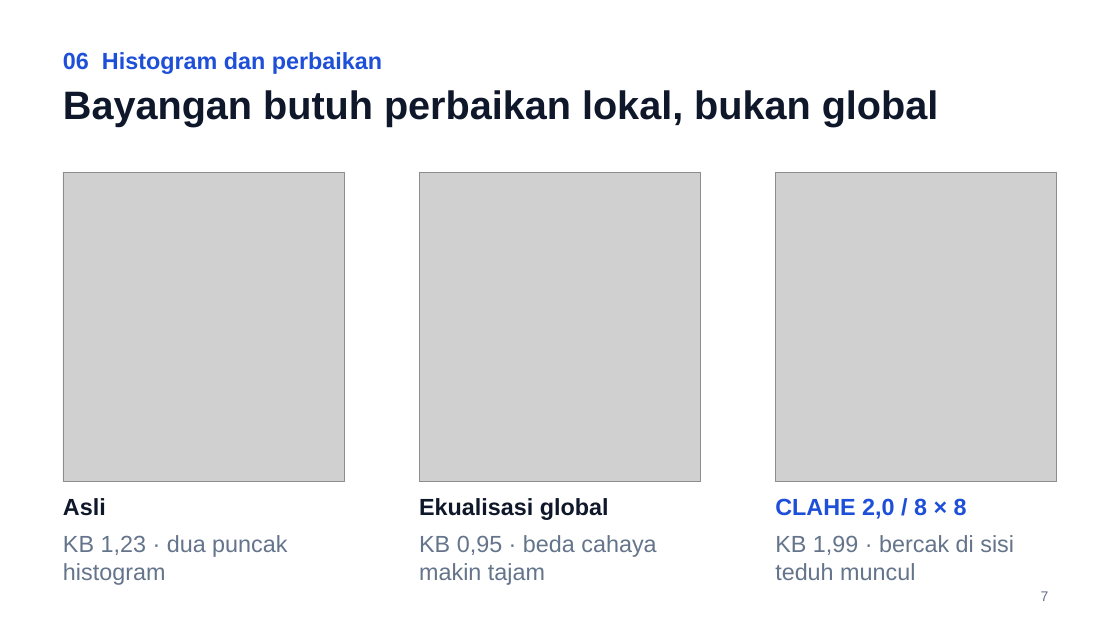
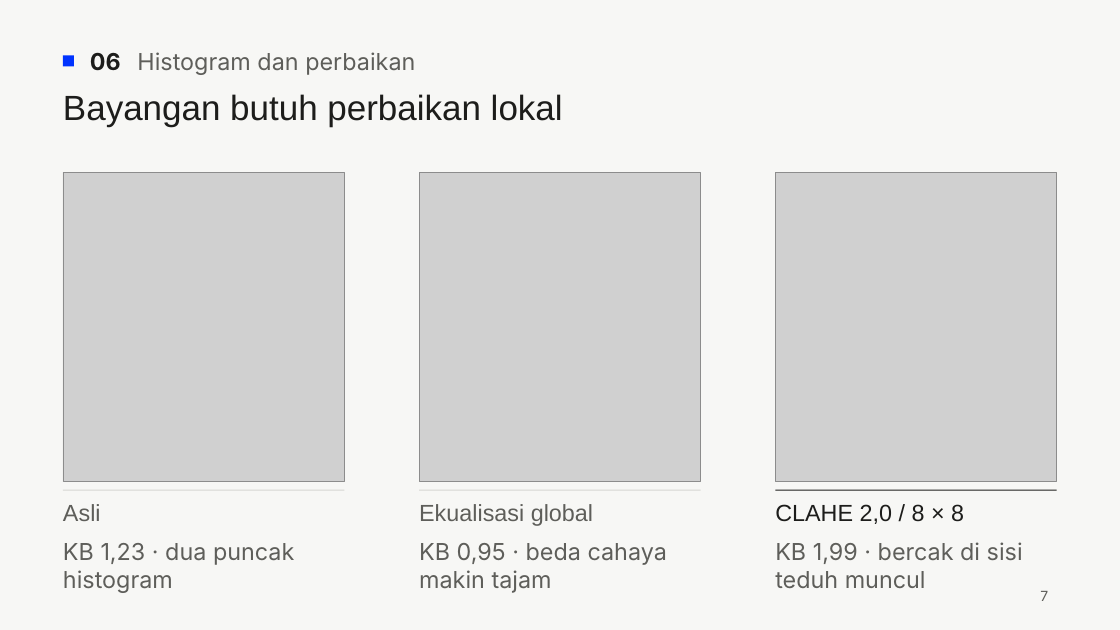
Before and after one commit to primappratama/simuteh-2330511022, a slide deck: slide 7 of laporan/Slide_EvalP1-4_2330511022.pptx. Drawn at 1120x630 pixels with LibreOffice and Linux fonts; fonts in the diff are those of the drawing; grey boxes stand for pictures. Boxes give left, top, right and bottom in pixels: in the first picture for what was removed or moved away, otherwise in the second. Text is boxed around its words. In the diff, an @@ line names an element or a change of style, - is before the commit and + after.

```diff
--- a/laporan/Slide_EvalP1-4_2330511022.pptx
+++ b/laporan/Slide_EvalP1-4_2330511022.pptx
@@ background #FFFFFF to #F7F7F5 @@
@@ rectangle added at (63, 55, 74, 66), fill #0033FF @@
@@ text "06 Histogram dan perbaikan": place and size @@
-text "06 Histogram dan perbaikan" at (63, 52, 382, 74)
+text "06 Histogram dan perbaikan" at (90, 52, 415, 75)
@@ text "06 Histogram dan perbaikan" at (90, 52, 415, 75): font Arial to Inter, text colour #1E4FD8 to #5E5E5A, bold off; text colour #1E4FD8 to #1D1D1B in "06"; vertical alignment top to middle @@
@@ title at (63, 94, 563, 127): text changed; size 34 to 30 pt; text colour #0F172A to #1D1D1B; bold off @@
-Bayangan butuh perbaikan lokal, bukan global
+Bayangan butuh perbaikan lokal
@@ text "Asli" at (63, 504, 101, 521): text colour #0F172A to #5E5E5A, bold off @@
@@ line added from (63, 490) to (344, 490), #D6D6D2 0.75 pt @@
@@ text "Ekualisasi global" at (419, 504, 593, 526): text colour #0F172A to #5E5E5A, bold off @@
@@ line added from (419, 490) to (701, 490), #D6D6D2 0.75 pt @@
@@ text "CLAHE 2,0 / 8 × ..." at (775, 504, 964, 524): text colour #1E4FD8 to #1D1D1B, bold off @@
@@ line added from (776, 490) to (1057, 490), #1D1D1B 0.75 pt @@
@@ font Arial to Inter, text colour #64748B to #5E5E5A in 4 elements at (1040, 591, 1048, 601), (63, 543, 294, 593), (419, 543, 667, 593), (775, 542, 1023, 588) @@
@@ 3 texts: place and size @@
-3 texts at (63, 535, 1014, 585)
+3 texts at (63, 542, 1023, 593)
```
Also in this commit, not shown: 11 other slides changed, 3 other files.
